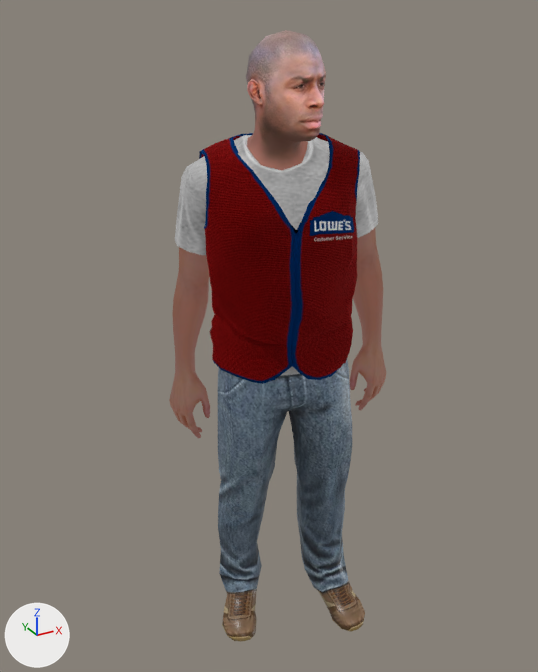
Renders of the glTF model packages/viewer-assets/assets/models/6ft_man.glb from each side of a commit.
Both versions are drawn from a camera (50 mm lens) standing at (-1.012, -1.714, 1.877) and looking at (-0.06, 0.016, 1.012). The axes (+X, +Y, +Z) are drawn at lower left. The lights are the same throughout. Where no turn or scale is listed for an object, it has been applied to the vertices. Vertices at the same position are counted once.

The first picture shows 'body_average_man1', 'body_head_black1', 'vest'.
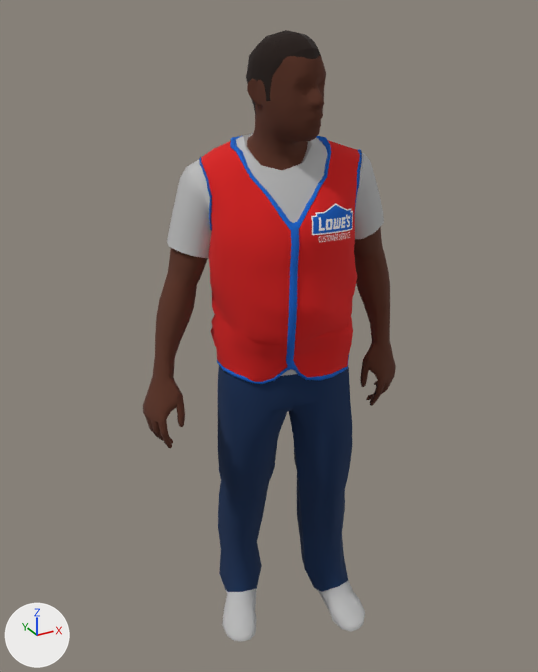
Commit message: chore: update 6ft_man scale model

Where the change shows, as pixel boxes (x1, y1, x2, y2) in the pictures (538 x 672 px):
```json
{"object": "body_average_man1", "change": "reshaped", "before": [175, 135, 378, 641], "after": [143, 30, 396, 641], "on screen": "25% wider, 21% taller"}
{"object": "vest", "change": "deleted", "before": [199, 133, 360, 384]}
{"object": "body_head_black1", "change": "deleted", "before": [169, 30, 386, 438]}
{"part": 1, "of": "me_body_average_man1", "change": "added", "after": [246, 30, 326, 171], "on screen": "brown"}
{"part": 2, "of": "me_body_average_man1", "change": "added", "after": [217, 136, 349, 384], "on screen": "blue"}
{"part": 3, "of": "me_body_average_man1", "change": "added", "after": [354, 226, 396, 406], "on screen": "brown"}
{"part": 4, "of": "me_body_average_man1", "change": "added", "after": [143, 248, 208, 448], "on screen": "brown"}
{"part": 5, "of": "me_body_average_man1", "change": "added", "after": [199, 157, 212, 231]}
{"part": 6, "of": "me_body_average_man1", "change": "built on", "before": [182, 140, 378, 233], "after": [177, 134, 384, 382]}
{"part": 7, "of": "me_body_average_man1", "change": "recoloured", "before": [185, 136, 369, 641], "after": [185, 136, 369, 641]}
```

Scene script edits in JSON lines:
```json
{"op": "add", "block": "img_ao_met_rough_base_model_for_painter_002_mat_lowes_6ft_tall_male_model_metallic_base_model_for_painter_002_mat_lowes_6ft_tall_male_model_roughness", "code": ["img_ao_met_rough_base_model_for_painter_002_mat_lowes_6ft_tall_male_model_metallic_base_model_for_painter_002_mat_lowes_6ft_tall_male_model_roughness = load_image('ao_met_rough_base-model-for-painter-002-MAT_Lowes_6ft_tall_male_model-Metallic_base-model-for-painter-002-MAT_Lowes_6ft_tall_male_model-Roughness', '_unpacked/ao_met_rough_base-model-for-painter-002-MAT_Lowes_6ft_tall_male_model-Metallic_base-model-for-painter-002-MAT_Lowes_6ft_tall_male_model-Roughness', 128, 128, 'Non-Color')"]}
{"op": "add", "block": "img_color_texture_001_png", "code": ["img_color_texture_001_png = load_image('color texture-001.png', '_unpacked/color_texture-001.png', 512, 512, 'sRGB')"]}
{"op": "add", "block": "mat_mat_lowes_6ft_tall_male_model", "code": ["mat_mat_lowes_6ft_tall_male_model = bpy.data.materials.new('MAT_Lowes_6ft_tall_male_model')", "# uses the picture img_ao_met_rough_base_model_for_painter_002_mat_lowes_6ft_tall_male_model_metallic_base_model_for_painter_002_mat_lowes_6ft_tall_male_model_roughness", "# uses the picture img_color_texture_001_png"]}
{"block": "me_body_average_man1", "where": "# used by ob_body_average_man1; location = (0.0, 0.0, 0.0)"}
{"op": "remove", "block": "me_body_average_man1", "code": "me_body_average_man1.from_pydata(...)  # 444 vertices, 884 faces; spans x -0.29..0.26, y -0.23..0.18, z 0.0..1.58"}
{"op": "add", "block": "me_body_average_man1", "code": "me_body_average_man1.from_pydata(...)  # 2334 vertices, 4308 faces; spans x -0.45..0.3, y -0.23..0.17, z 0.0..1.83"}
{"block": "me_body_average_man1", "change": "me_body_average_man1 part 1: a new loose piece of 370 vertices spanning x -0.16..0.04, y -0.19..0.05, z 1.47..1.83, in mat_mat_lowes_6ft_tall_male_model"}
{"block": "me_body_average_man1", "change": "me_body_average_man1 part 2: a new loose piece of 350 vertices spanning x -0.24..0.14, y -0.2..0.12, z 0.94..1.58, in mat_mat_lowes_6ft_tall_male_model"}
{"block": "me_body_average_man1", "change": "me_body_average_man1 part 3: a new loose piece of 244 vertices spanning x 0.15..0.3, y -0.17..0.03, z 0.78..1.38, in mat_mat_lowes_6ft_tall_male_model"}
{"block": "me_body_average_man1", "change": "me_body_average_man1 part 4: a new loose piece of 244 vertices spanning x -0.45..-0.2, y -0.07..0.15, z 0.77..1.33, in mat_mat_lowes_6ft_tall_male_model"}
{"block": "me_body_average_man1", "change": "me_body_average_man1 part 5: a new loose piece of 65 vertices spanning x -0.25..-0.17, y -0.01..0.15, z 1.33..1.52, in mat_mat_lowes_6ft_tall_male_model"}
{"block": "me_body_average_man1", "change": "me_body_average_man1 part 6: 44 vertices moved from x -0.29..0.23, y -0.12..0.18, z 1.15..1.51 to x -0.32..0.24, y -0.12..0.16, z 1.11..1.51; 77 vertices removed from x -0.27..0.26, y -0.19..0.17, z 1.09..1.55; 694 vertices added at x -0.27..0.27, y -0.21..0.17, z 0.94..1.58"}
{"block": "me_body_average_man1", "change": "me_body_average_man1 part 7: 614 faces spanning x -0.32..0.24, y -0.23..0.17, z 0.0..1.58 switch from mat_mat_clothes to mat_mat_lowes_6ft_tall_male_model"}
{"op": "remove", "block": "ob_vest", "code": ["ob_vest = bpy.data.objects.new('vest', me_vest)", "ob_vest.location = (0.0, 0.0, 0.0)"]}
{"op": "remove", "block": "ob_body_head_black1", "code": ["ob_body_head_black1 = bpy.data.objects.new('body_head_black1', me_body_head_black1)", "ob_body_head_black1.location = (0.0, 0.0, 0.0)"]}
```
